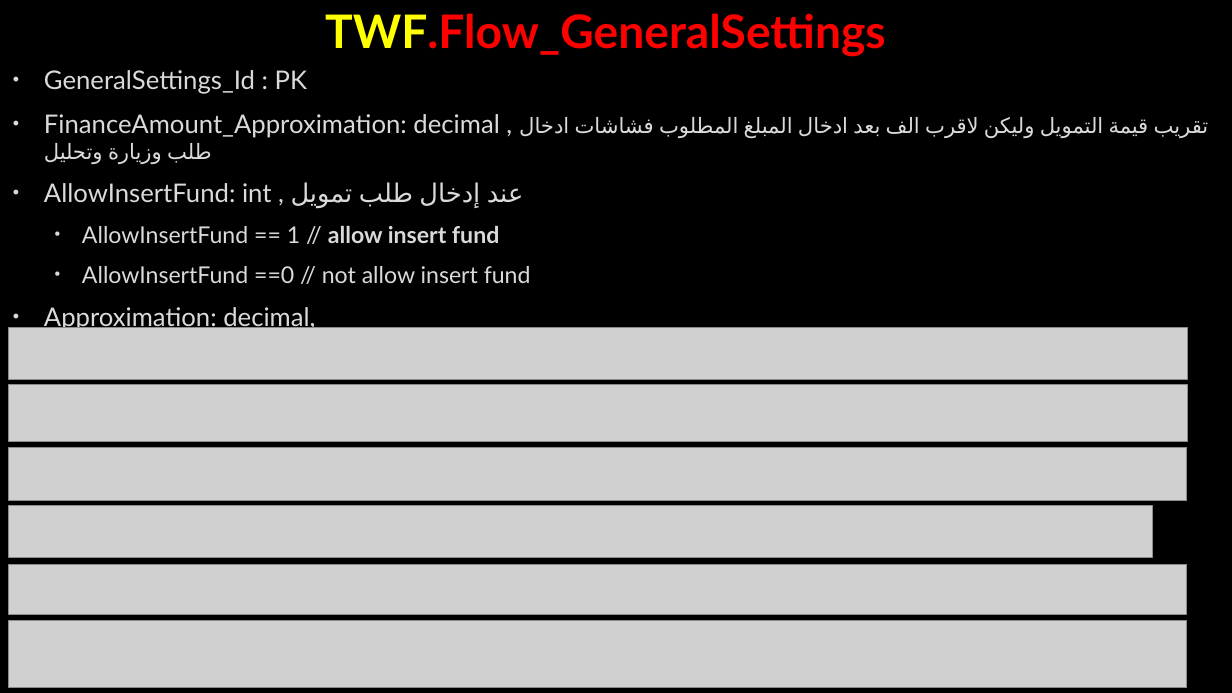
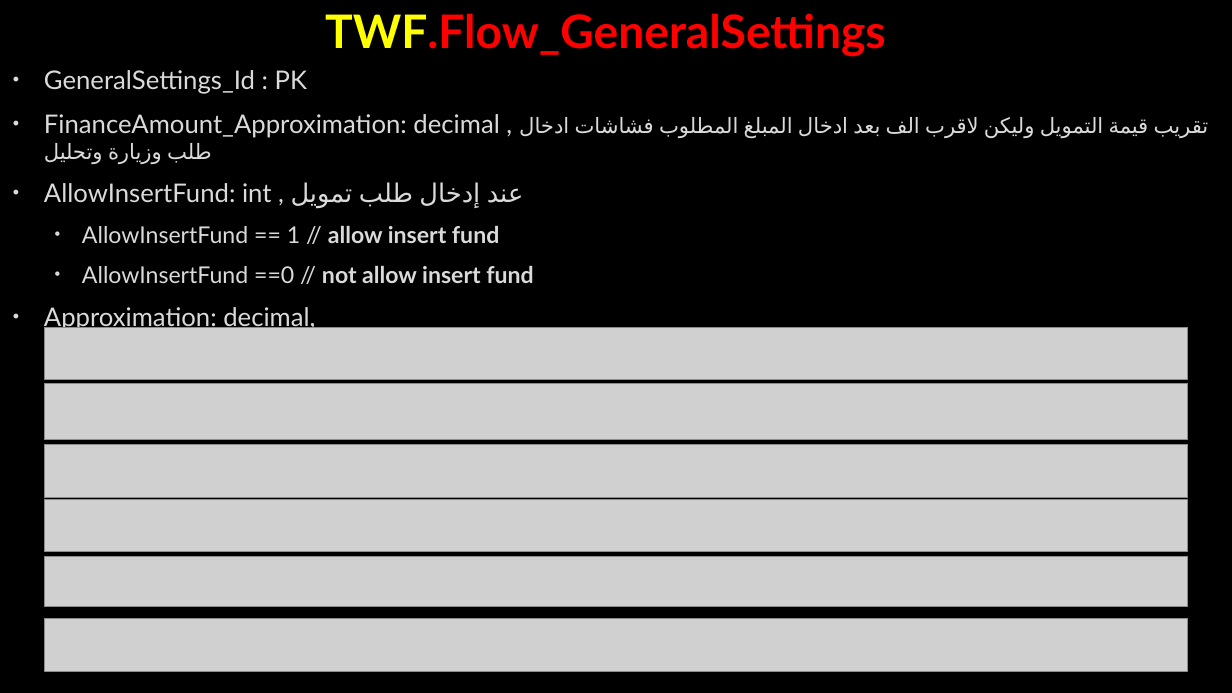
Before and after one commit to AhmedMohamedSamir1/Summary, a slide deck: slide 19 of Dot Net/Business.pptx (slide 24 before the commit). Drawn at 1232x693 pixels with LibreOffice and Linux fonts; fonts in the diff are those of the drawing; grey boxes stand for pictures; background and template pictures are left out. Boxes give left, top, right and bottom in pixels: in the first picture for what was removed or moved away, otherwise in the second. Text is boxed around its words. In the diff, an @@ line names an element or a change of style, - is before the commit and + after.

```diff
--- a/Dot Net/Business.pptx
+++ b/Dot Net/Business.pptx
@@ text at (82, 266, 533, 283): bold on in "not allow insert fund" @@
@@ picture: place and size @@
-picture at (8, 328, 1187, 380)
+picture at (44, 328, 1189, 380)
@@ picture: place and size @@
-picture at (9, 385, 1188, 443)
+picture at (44, 384, 1189, 441)
@@ picture: place and size @@
-picture at (8, 447, 1187, 501)
+picture at (44, 445, 1189, 498)
@@ picture: place and size @@
-picture at (8, 506, 1153, 557)
+picture at (44, 500, 1189, 552)
@@ picture: place and size @@
-picture at (8, 565, 1187, 615)
+picture at (44, 556, 1189, 606)
@@ picture: place and size @@
-picture at (8, 621, 1187, 689)
+picture at (44, 618, 1189, 671)
```
Also in this commit, not shown: 9 other slides changed, 17 slides added, 7 slides removed, 3 other files.
